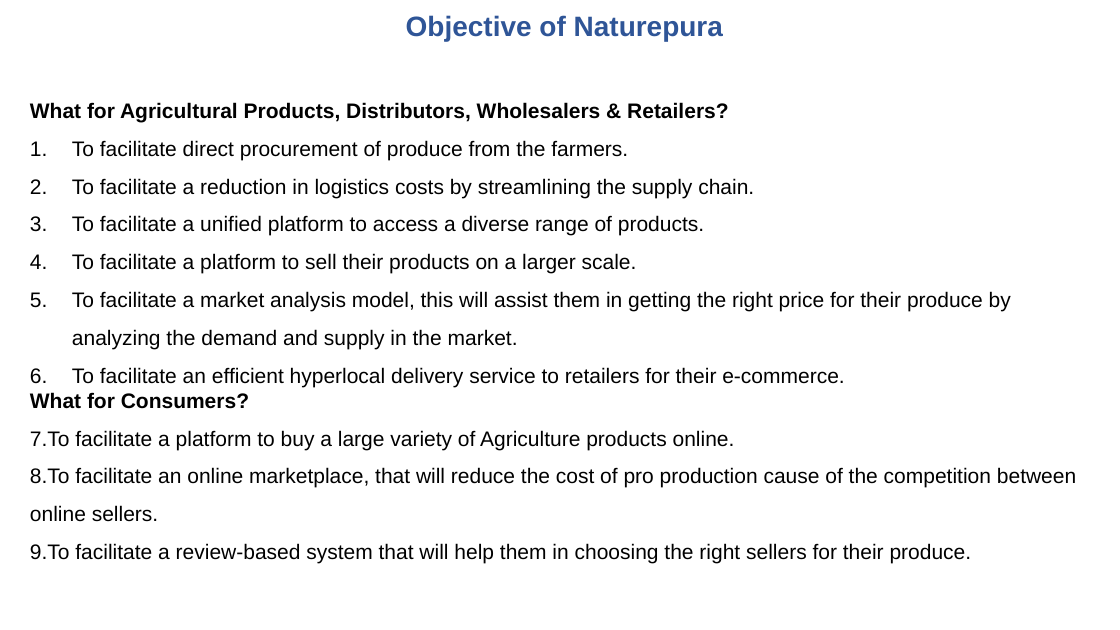
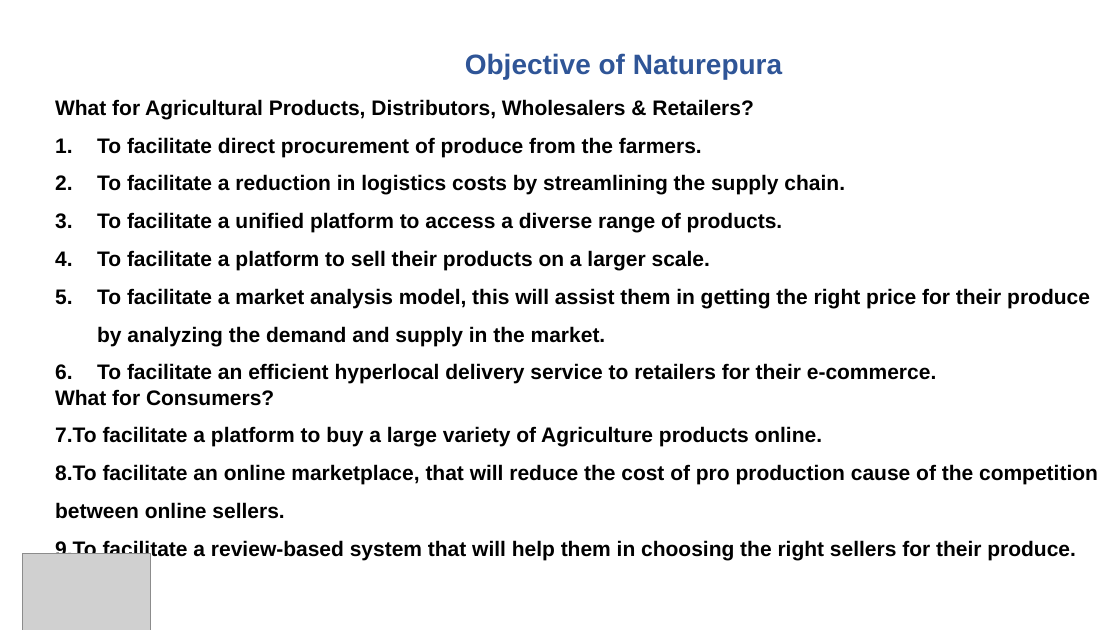
Before and after one commit to tusarmohapatra/NaturopuraV1, a slide deck: slide 8 of Naturepura Pitchdeck.pptx. Drawn at 1120x630 pixels with LibreOffice and Linux fonts; fonts in the diff are those of the drawing; grey boxes stand for pictures; background and template pictures are left out. Boxes give left, top, right and bottom in pixels: in the first picture for what was removed or moved away, otherwise in the second. Text is boxed around its words. In the diff, an @@ line names an element or a change of style, - is before the commit and + after.

```diff
--- a/Naturepura Pitchdeck.pptx
+++ b/Naturepura Pitchdeck.pptx
@@ text "Objective of Naturepura": place and size @@
-text "Objective of Naturepura" at box(406, 15, 723, 41)
+text "Objective of Naturepura" at box(465, 53, 782, 79)
@@ text "Objective of Naturepura" at box(465, 53, 782, 79): alignment centre to left; line spacing 0.9 to 1; less space between paragraphs @@
@@ text "What for Agricultural Products, Distributors, ...": place and size @@
-text "What for Agricultural Products, Distributors, ..." at box(30, 102, 1076, 564)
+text "What for Agricultural Products, Distributors, ..." at box(55, 99, 1098, 560)
@@ text at box(55, 137, 1098, 560): bold on in "To facilitate direct procurement of produce from ...", "To facilitate a reduction in logistics costs ...", "To facilitate a unified platform to access ...", "To facilitate a platform to sell their ..." and 5 more places @@
@@ picture added at box(23, 554, 150, 630) @@
```
Also in this commit, not shown: 17 other slides changed, 1 slide added, 1 slide removed.
